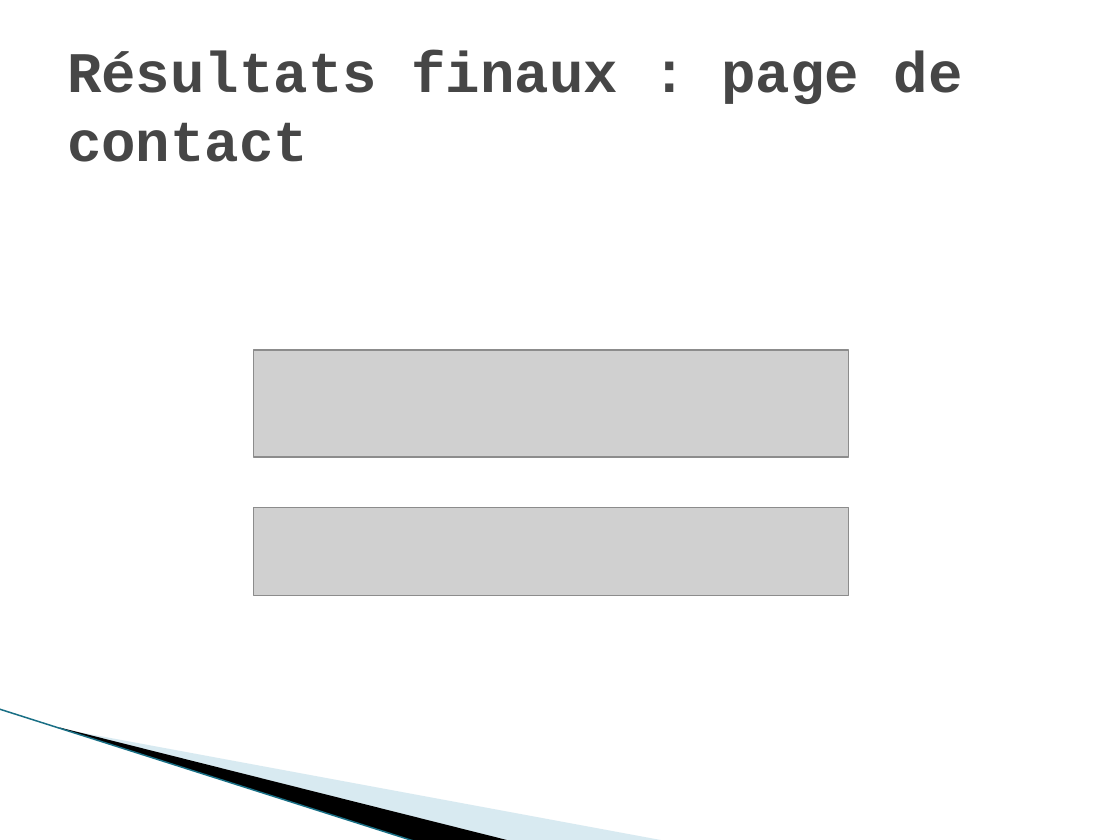
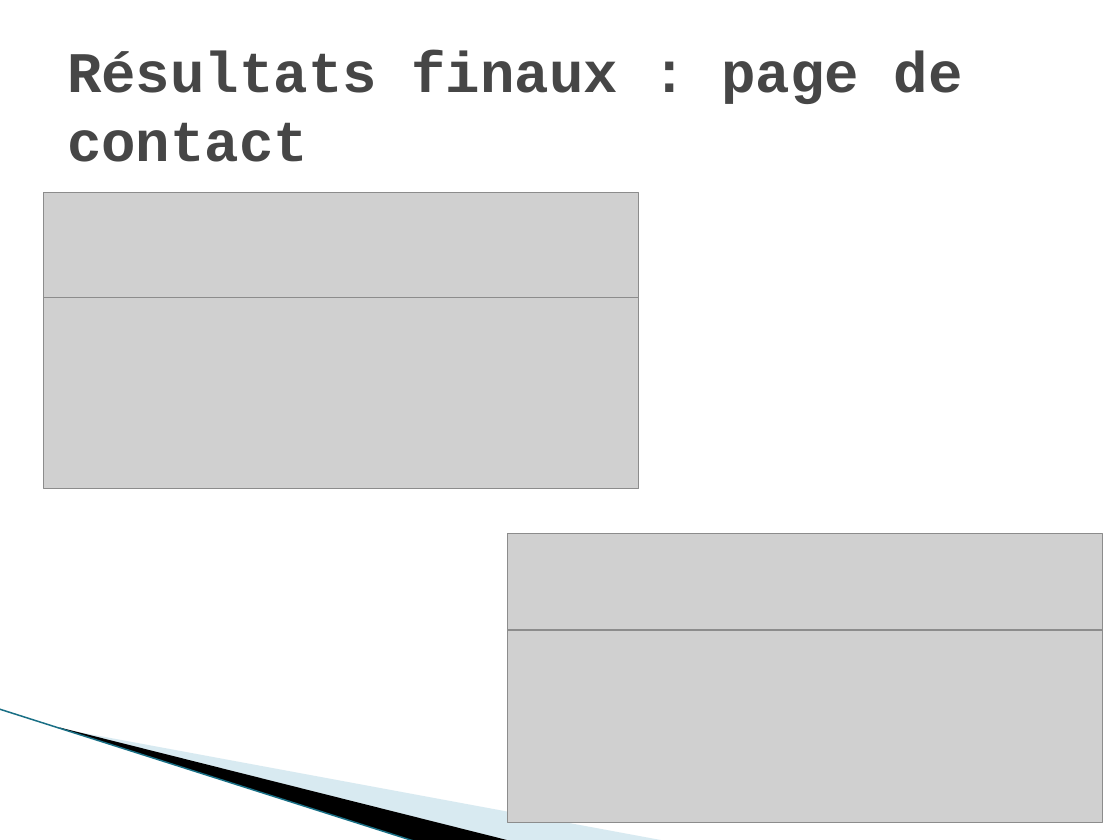
Before and after one commit to gwenaelgressier/GwenaelGressier_04_28022022, a slide deck: slide 22 of Rapport audit.pptx (slide 24 before the commit). Drawn at 1120x840 pixels with LibreOffice and Linux fonts; fonts in the diff are those of the drawing; grey boxes stand for pictures; background and template pictures are left out. Boxes give left, top, right and bottom in pixels: in the first picture for what was removed or moved away, otherwise in the second. Text is boxed around its words. In the diff, an @@ line names an element or a change of style, - is before the commit and + after.

```diff
--- a/Rapport audit.pptx
+++ b/Rapport audit.pptx
@@ picture added at <box>44,193,638,298</box> @@
@@ picture added at <box>44,298,638,489</box> @@
@@ picture removed at <box>254,349,849,457</box> @@
@@ picture removed at <box>254,507,849,596</box> @@
@@ picture added at <box>507,534,1102,636</box> @@
@@ picture added at <box>507,631,1102,823</box> @@
```
Also in this commit, not shown: 11 other slides changed, 2 slides removed, 2 other files.
